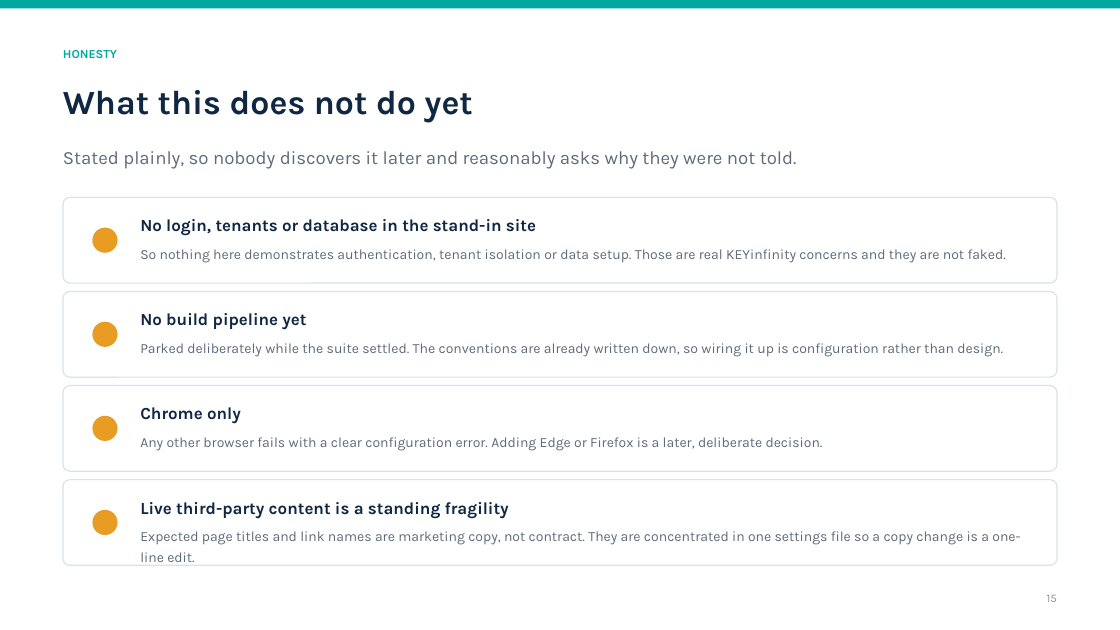
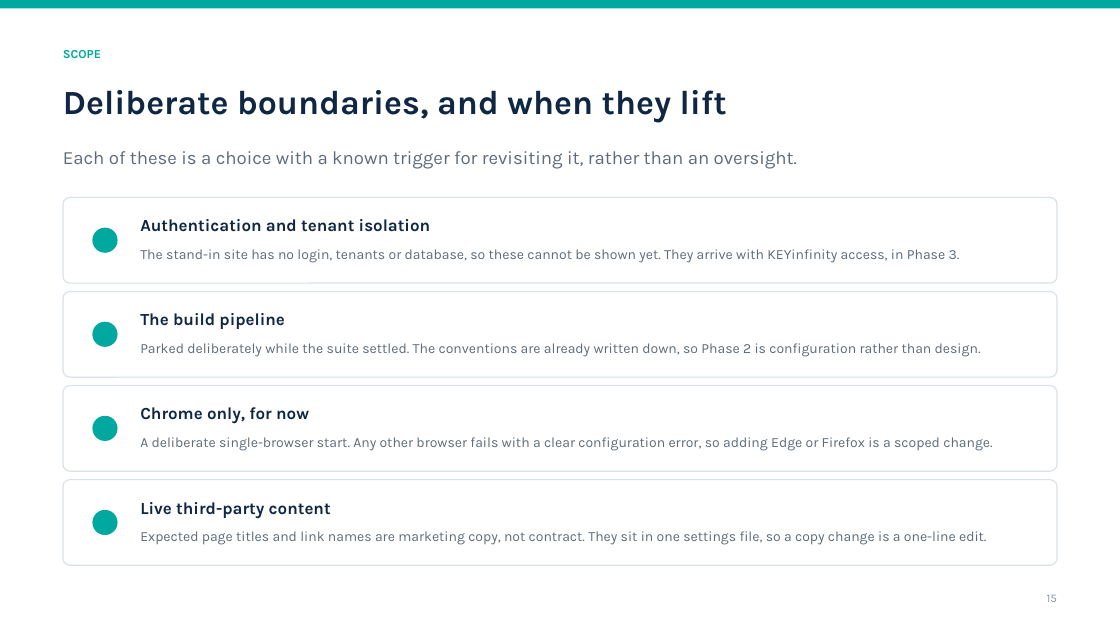
Before and after one commit to ewelanonas/QAAutomation, a slide deck: slide 15 of docs/presentation/QAAutomation-Framework-Overview.pptx. Drawn at 1120x630 pixels with LibreOffice and Linux fonts; fonts in the diff are those of the drawing. Boxes give left, top, right and bottom in pixels: in the first picture for what was removed or moved away, otherwise in the second. Text is boxed around its words. In the diff, an @@ line names an element or a change of style, - is before the commit and + after.

Commit message:
Reframe the scope slides from shortfall to planned boundary
Slides 11 and 15 carried the same facts in a more apologetic register than they needed. Every fact is unchanged: the stand-in marketing site, the read-only requests, the absent pipeline, the single browser, and the live-content fragility are all still stated. What changed is the framing - each boundary is now tied to the phase that lifts it, so the deck reads as a plan rather than a list of gaps.

```diff
--- a/docs/presentation/QAAutomation-Framework-Overview.pptx
+++ b/docs/presentation/QAAutomation-Framework-Overview.pptx
@@ text at <box>63,50,101,58</box>: text changed @@
-HONESTY
+SCOPE
@@ text at <box>63,90,727,122</box>: text changed @@
-What this does not do yet
+Deliberate boundaries, and when they lift
@@ text at <box>63,151,797,169</box>: text changed @@
-Stated plainly, so nobody discovers it later and reasonably asks why they were not told.
+Each of these is a choice with a known trigger for revisiting it, rather than an oversight.
@@ text at <box>140,219,430,232</box>: text changed @@
-No login, tenants or database in the stand-in site
+Authentication and tenant isolation
@@ text at <box>140,249,960,263</box>: text changed @@
-So nothing here demonstrates authentication, tenant isolation or data setup. Those are real KEYinfinity concerns and they are not faked.
+The stand-in site has no login, tenants or database, so these cannot be shown yet. They arrive with KEYinfinity access, in Phase 3.
@@ text at <box>140,313,284,329</box>: text changed @@
-No build pipeline yet
+The build pipeline
@@ text at <box>140,343,981,357</box>: text changed @@
-Parked deliberately while the suite settled. The conventions are already written down, so wiring it up is configuration rather than design.
+Parked deliberately while the suite settled. The conventions are already written down, so Phase 2 is configuration rather than design.
@@ text at <box>140,407,309,424</box>: text changed @@
-Chrome only
+Chrome only, for now
@@ text at <box>140,437,992,451</box>: text changed @@
-Any other browser fails with a clear configuration error. Adding Edge or Firefox is a later, deliberate decision.
+A deliberate single-browser start. Any other browser fails with a clear configuration error, so adding Edge or Firefox is a scoped change.
@@ text at <box>140,502,331,519</box>: text changed @@
-Live third-party content is a standing fragility
+Live third-party content
@@ fill #E89C24 to #00A8A0 in 4 elements at <box>92,228,118,253</box>, <box>92,322,118,347</box>, <box>92,416,118,441</box>, <box>92,510,118,535</box> @@
@@ text at <box>140,531,986,545</box>: text changed @@
-Expected page titles and link names are marketing copy, not contract. They are concentrated in one settings file so a copy change is a one-line edit.
+Expected page titles and link names are marketing copy, not contract. They sit in one settings file, so a copy change is a one-line edit.
```
Also in this commit, not shown: 1 other slide changed, 1 other file.
